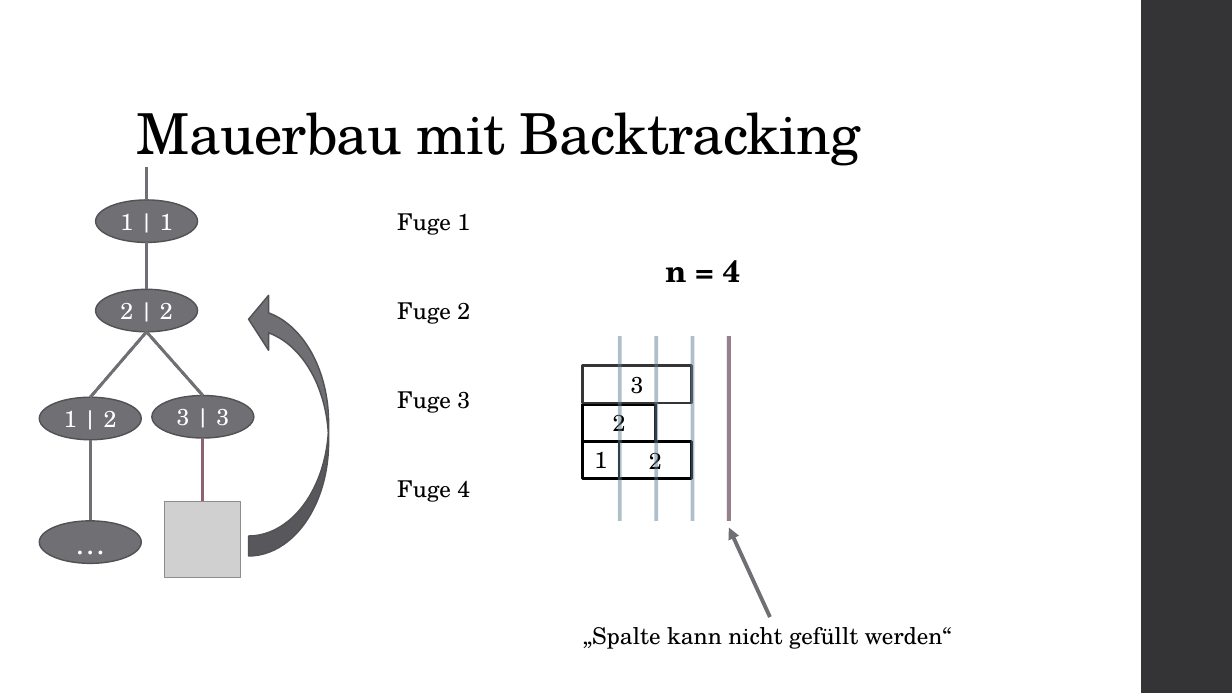
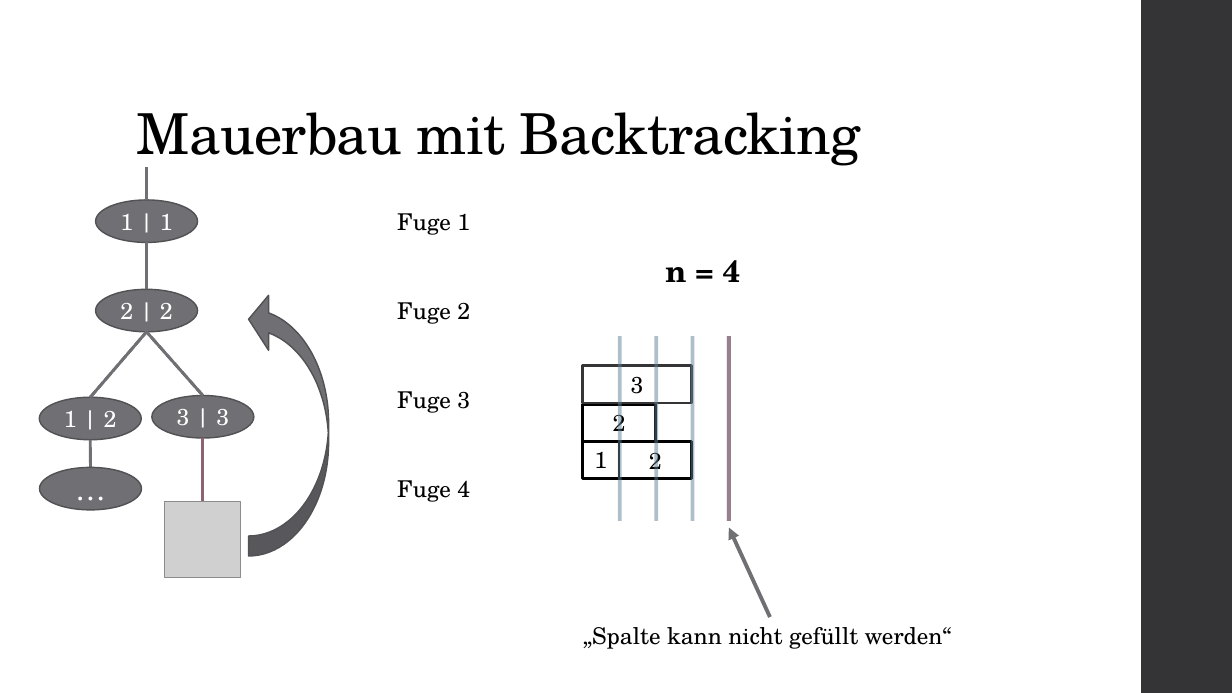
Before and after one commit to atalantus/BwInf36_Runde02, a slide deck: slide 28 of Aufgabe01_Praesentation.pptx. Drawn at 1232x693 pixels with LibreOffice and Linux fonts; fonts in the diff are those of the drawing; grey boxes stand for pictures. Boxes give left, top, right and bottom in pixels: in the first picture for what was removed or moved away, otherwise in the second. Text is boxed around its words. In the diff, an @@ line names an element or a change of style, - is before the commit and + after.

```diff
--- a/Aufgabe01_Praesentation.pptx
+++ b/Aufgabe01_Praesentation.pptx
@@ line moved from (91, 440) - (91, 521) to (91, 440) - (91, 468) @@
@@ ellipse "…": place and size @@
-ellipse "…" at box(40, 521, 141, 564)
+ellipse "…" at box(40, 468, 141, 510)
```
Also in this commit, not shown: 2 other slides changed, 2 slides added, 3 other files.
